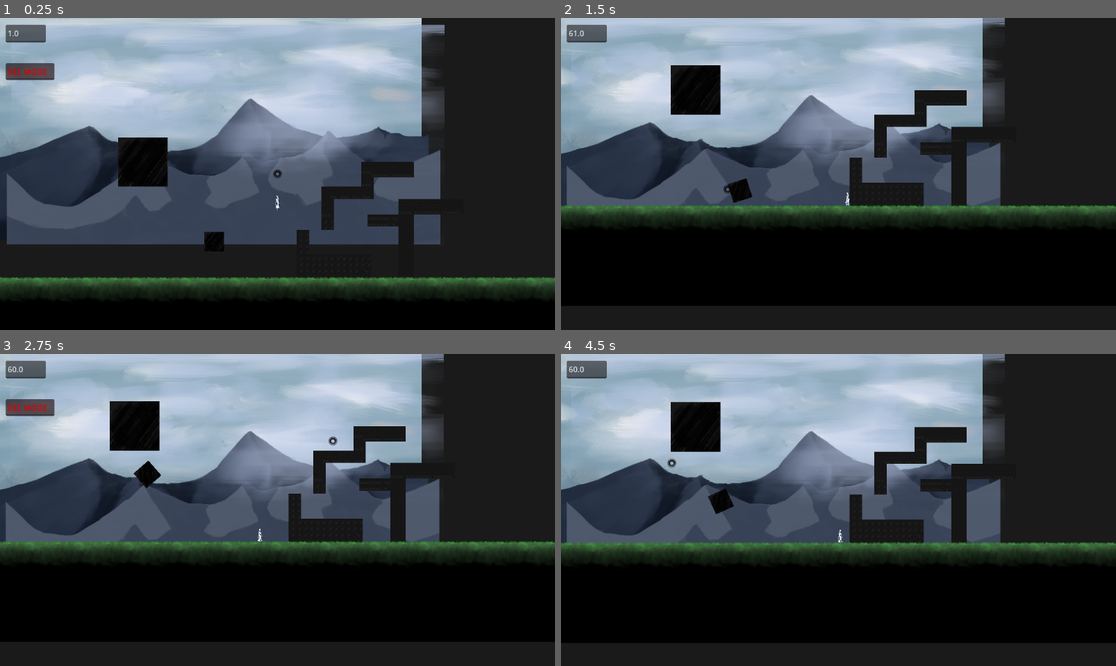
Above: before the commit, frames 1-4 (two rows, left to right).
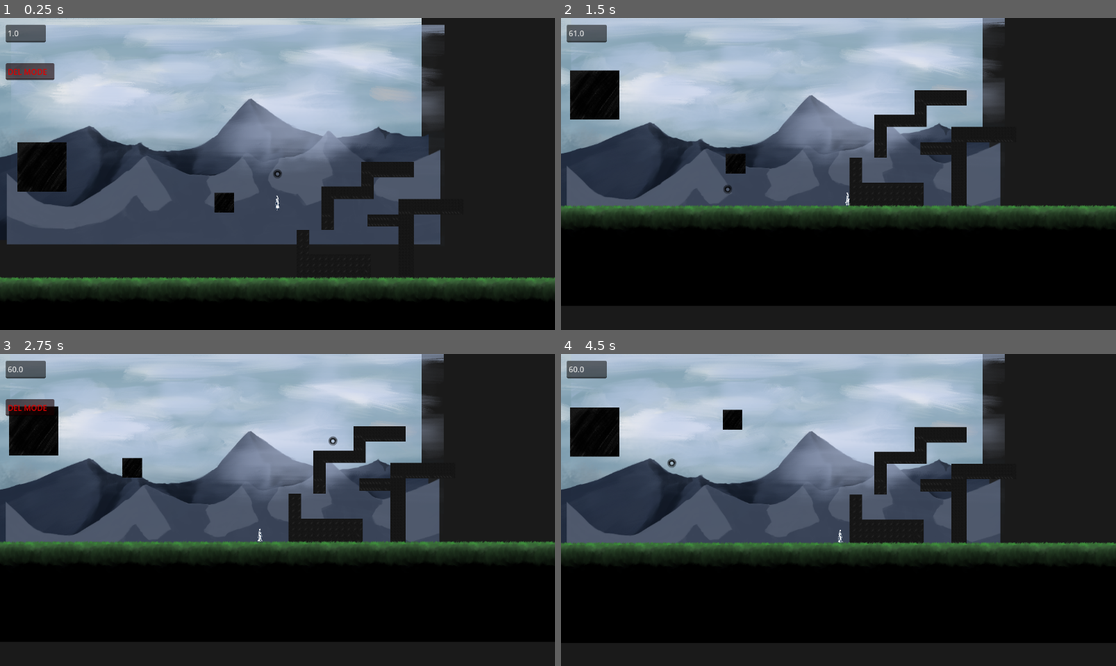
Above: after the commit, the same moments.

Repository: lotseven/wacoWorld
Game: Godot game, scene res://testingScenes/gunTest.tscn
Same seed, same stepped clock (60 frames per second), same inputs: the game is played once before the commit and once after it.
Inputs (mouse positions are in pixels of both pictures, inside the frame that each line leads up to):
- Up to frame 1 (0.25 s): no input
- Up to frame 2 (1.5 s): move the mouse to (960, 158) at 0.52 s; hold Q (recall) 0.53-1.28 s; hold D (right) from 0.53 s (still down); click (960, 158) at 0.67 s; tap W (jump) at 0.77 s; move the mouse to (727, 189) at 1.27 s; tap Q (recall) at 1.35 s
- Up to frame 3 (2.75 s): tap W (jump) at 1.52 s; move the mouse to (333, 441) at 2.02 s; release D (right) at 2.03 s; hold A (left) from 2.03 s (still down); hold Q (recall) from 2.03 s (still down)
- Up to frame 4 (4.5 s): move the mouse to (810, 572) at 2.77 s; release A (left) at 2.78 s; release Q (recall) at 2.78 s; hold D (right) 2.78-4.28 s; tap Q (recall) at 2.85, 4.35 s; click (810, 572) at 2.92 s; tap W (jump) at 3.02, 3.77 s; move the mouse to (1005, 556) at 3.52 s; hold Q (recall) 3.53-4.28 s; move the mouse to (672, 463) at 4.27 s; hold A (left) from 4.28 s (still down)

The runs differ from the first frame. In frame 1, 3.2% of the frame differs, in the area x 3-43%, y 38-75%; in frame 2, 3.3%; in frame 3, 3.2%; in frame 4, 3.3%, in the area x 1-33%, y 15-52%.

Commit message:
gonna do art push b4 bed

Diff:
--- a/player/magnetMechanics/magManager.gd
+++ b/player/magnetMechanics/magManager.gd
@@ -84,11 +84,11 @@
 			if movementMags.has(magnet):
 				movementMags.erase(magnet)
 				print("magnet removed")
-				magnet.grouped = false
+				magnet.movementGrouped = false
 			else:
 				movementMags.append(magnet)
 				print("magnet added")
-				magnet.grouped = true
+				magnet.movementGrouped = true
 			magChange.emit()
 			FxManager.playFx(groupingSFX)
 
--- a/player/magnetMechanics/magObjs/genPurposeMagnetable.gd
+++ b/player/magnetMechanics/magObjs/genPurposeMagnetable.gd
@@ -1,15 +1,12 @@
 extends RigidBody2D
 class_name genPurposeMagnetable
 var mag = preload("res://player/magnetMechanics/magnet.tscn")
-
 var origPos # original position of the staticDetector
 var origRot # original rotation of the staticDetector
 
 func _ready() -> void:
 	origPos = self.position
 	origRot = self.rotation_degrees
-
-
 
 func magAtch(pos, angle):
 	var newMag = mag.instantiate()
--- a/player/magnetMechanics/magnet.gd
+++ b/player/magnetMechanics/magnet.gd
@@ -1,10 +1,10 @@
 extends Node2D
-var angle
-var pos
-var grouped = false
-var glow
-var player
-var atch # is this magnet attached to an object or not
+var angle # angle
+var pos # position
+var movementGrouped = false # is dis magnet part of da group of mags da playa is movin around
+var glow # da glow
+var player # da playa
+var atch # is this magnet attached to an object or not bool
 
 func _ready():
 	player = get_tree().get_first_node_in_group("player")
@@ -12,14 +12,11 @@
 	global_position = pos # pos is passed in, wont change
 	glow = $glow
 	glow.visible = false
-	#if atch: position = -atch.offset
-
-
 
 func buttonPressed() -> void:
-	#if player.clickMode == 'activate':
-	if !grouped: # if the magnet is being joined into the group, make the thing visible
+	if !movementGrouped: # if the magnet is being joined into the group, make the glow visible
 		glow.visible = true
 	else:
 		glow.visible = false
+
 	SignalBus.emit_signal("magnetButtonClick", self) # to magManager
--- a/testingScenes/gunTest.tscn
+++ b/testingScenes/gunTest.tscn
@@ -86,10 +86,10 @@
 tile_set = SubResource("TileSet_fg517")
 
 [node name="testMagObj" parent="." instance=ExtResource("6_0sxee")]
-position = Vector2(-459, 296)
+position = Vector2(-983, 322)
 collision_mask = 10
 
 [node name="spinnyRigThing" parent="." instance=ExtResource("7_fg517")]
-position = Vector2(-331, 653)
+position = Vector2(-280, 450)
 collision_layer = 8
 collision_mask = 10
